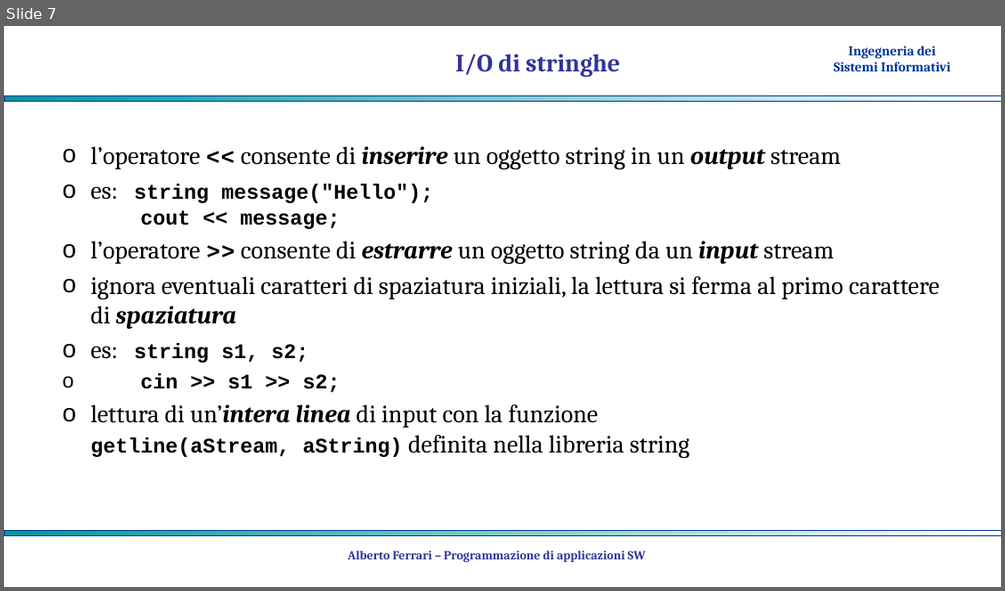
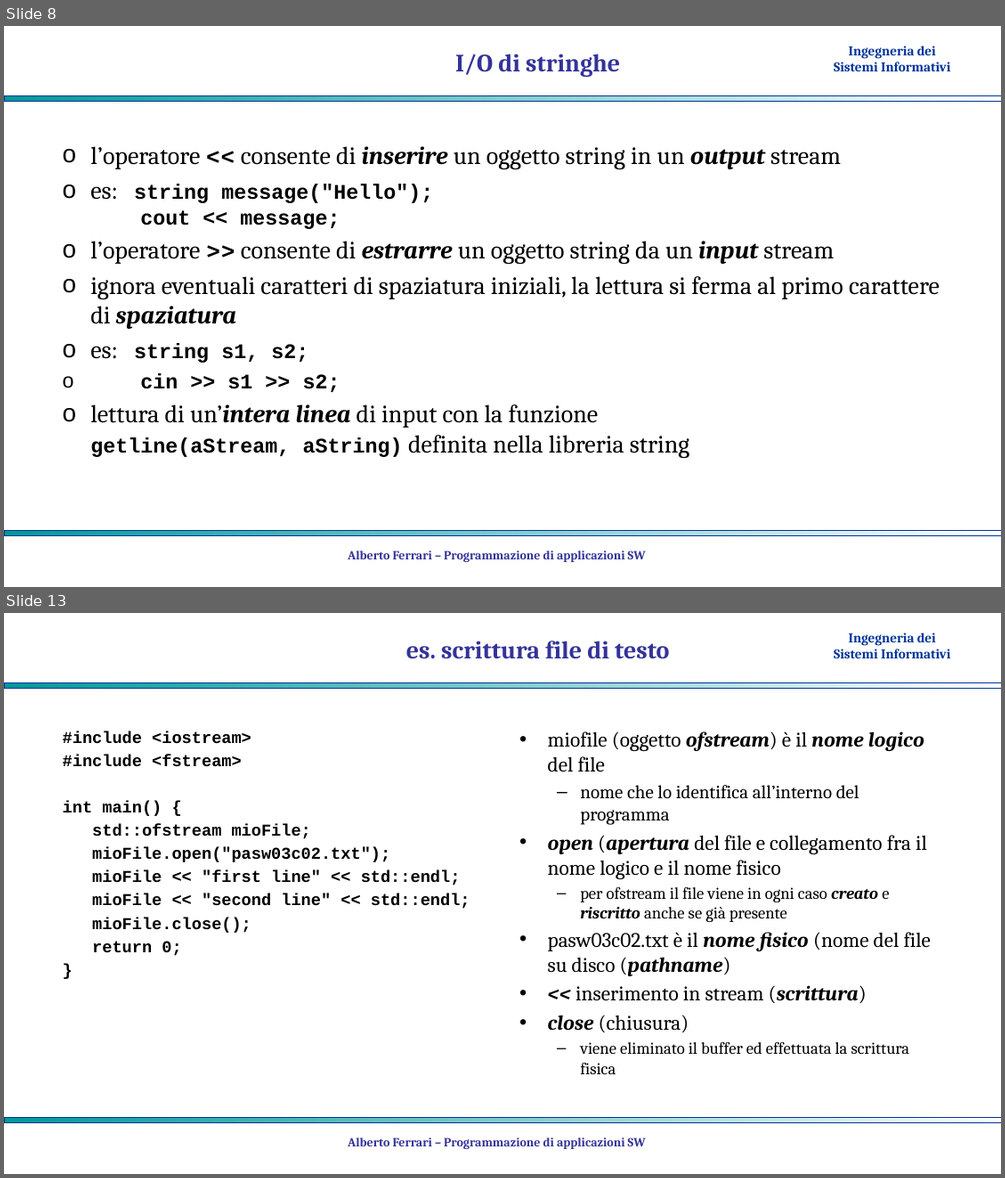
Before and after one commit to albertoferrari/pasw, a slide deck: lezioni/PASW03c - C++ input output.pptx. Shown one above the other, each under a label of ours: slide 7 before the commit, slides 8 and 13 after it; the slides between them are not shown. The pictures are 1005x591 and 1005x1178 pixels, drawn with LibreOffice and Linux fonts; fonts in the diff are those of the drawing; background and template pictures are left out. Boxes give left, top, right and bottom in pixels: in the first picture for what was removed or moved away, otherwise in the second. Text is boxed around its words. In the diff, an @@ line names an element or a change of style, - is before the commit and + after.

```diff
--- a/lezioni/PASW03c - C++ input output.pptx
+++ b/lezioni/PASW03c - C++ input output.pptx
@@ slide 13 added at box(4, 613, 1001, 1174), background #FFFFFF; not listed: 3 template elements that a slide beside it also shows @@
@@ title added at box(406, 641, 669, 658), 24 pt, text #333399, bold @@
+es. scrittura file di testo
@@ text added at box(63, 731, 470, 956), 16 pt, text #000000, bold @@
+#include <iostream>
+#include <fstream>
+int main() {
+std::ofstream mioFile;
+mioFile.open("pasw03c02.txt");
+mioFile << "first line" << std::endl;
+mioFile << "second line" << std::endl;
+mioFile.close();
+return 0;
+}
@@ text added at box(548, 731, 930, 1074), 20 pt, text #000000 @@
+• miofile (oggetto ofstream) è il nome logico del file
+  – nome che lo identifica all’interno del programma
+• open (apertura del file e collegamento fra il nome logico e il nome fisico
+  – per ofstream il file viene in ogni caso creato e riscritto anche se già presente
+• pasw03c02.txt è il nome fisico (nome del file su disco (pathname)
+• << inserimento in stream (scrittura)
+• close (chiusura)
+  – viene eliminato il buffer ed effettuata la scrittura fisica
@@ text added at box(348, 1137, 646, 1149), 12 pt, text #333399, bold @@
+Alberto Ferrari – Programmazione di applicazioni SW
@@ what was slide 7 is now slide 8 @@
```
Also in this commit, not shown: 4 slides changed, 7 other slides added, 1 other file.
